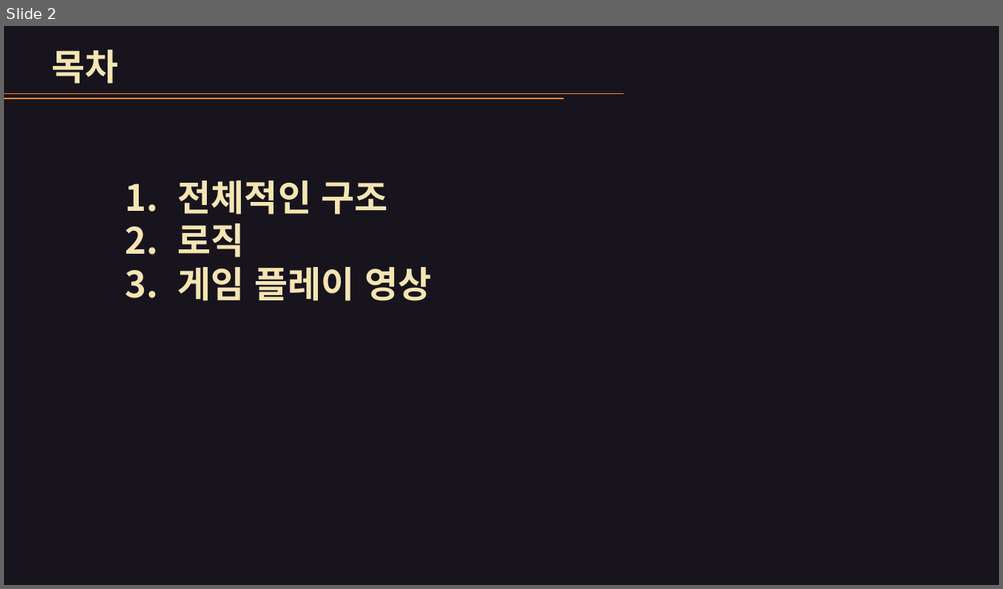
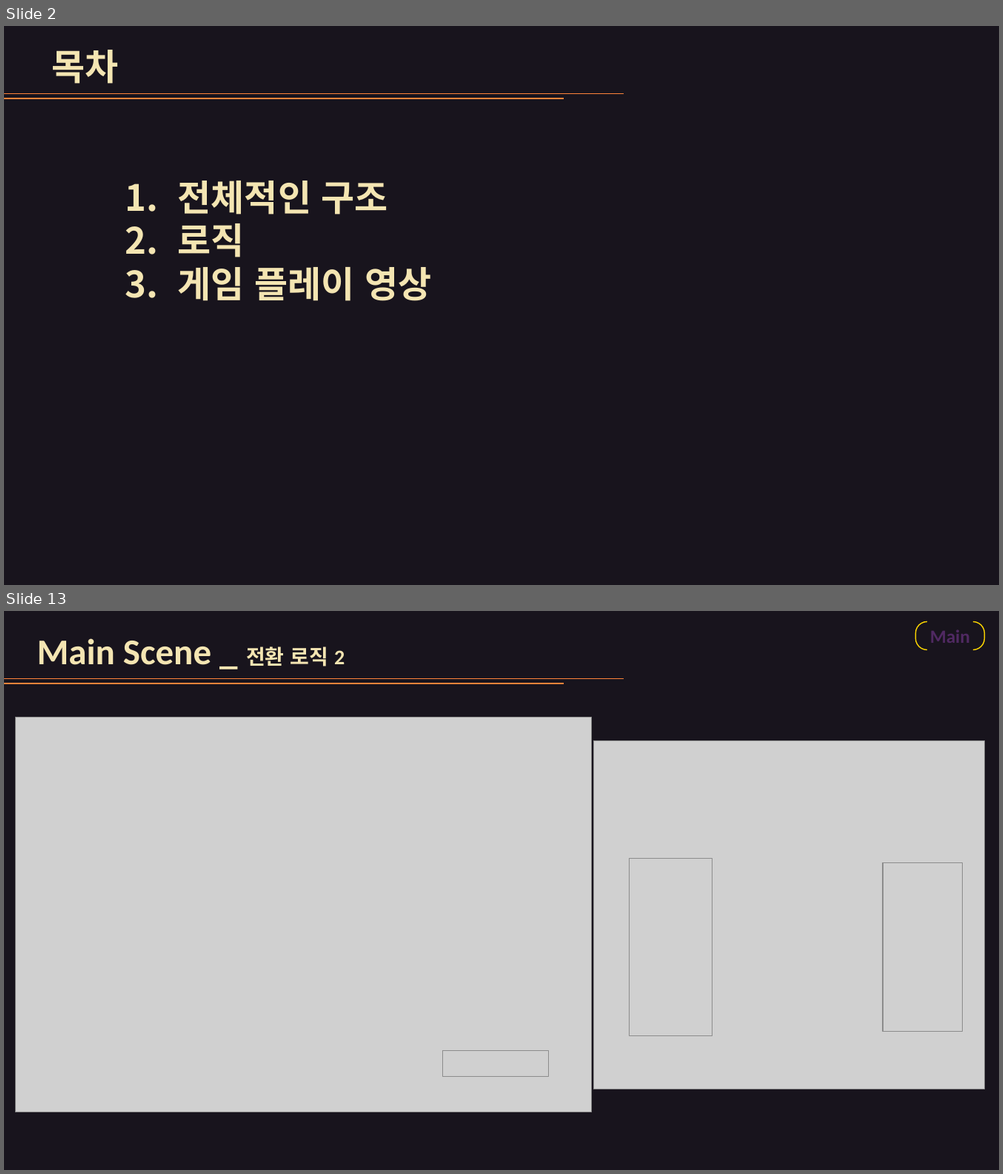
Before and after one commit to dndud3710/ProjectT, a slide deck: 발표자료.pptx. Shown one above the other, each under a label of ours: slide 2 before the commit, slides 2 and 13 after it; the slides between them are not shown. The pictures are 1003x589 and 1003x1174 pixels, drawn with LibreOffice and Linux fonts; fonts in the diff are those of the drawing; grey boxes stand for pictures. Boxes give left, top, right and bottom in pixels: in the first picture for what was removed or moved away, otherwise in the second. Text is boxed around its words. In the diff, an @@ line names an element or a change of style, - is before the commit and + after.

```diff
--- a/발표자료.pptx
+++ b/발표자료.pptx
@@ slide 13 added at (4, 611, 999, 1170), background #18141D @@
@@ bracket pair added at (916, 621, 984, 649), outline #FFD700 1 pt, 18 pt, text #502962, bold @@
+Main
@@ text added at (37, 638, 344, 667), 35 pt, text #F4E5B2, bold @@
+Main Scene _ 전환 로직 2
@@ line added from (4, 679) to (623, 679), #FF843A 1 pt @@
@@ line added from (4, 684) to (563, 684), #FF843A 1 pt @@
@@ picture added at (15, 718, 591, 1113) @@
@@ picture added at (594, 741, 984, 1089) @@
@@ picture added at (629, 859, 712, 1037) @@
@@ picture added at (883, 863, 963, 1032) @@
@@ picture added at (443, 1051, 549, 1077) @@
```
Also in this commit, not shown: 7 slides changed, 7 other slides added, 2 slides removed, 17 other files.
